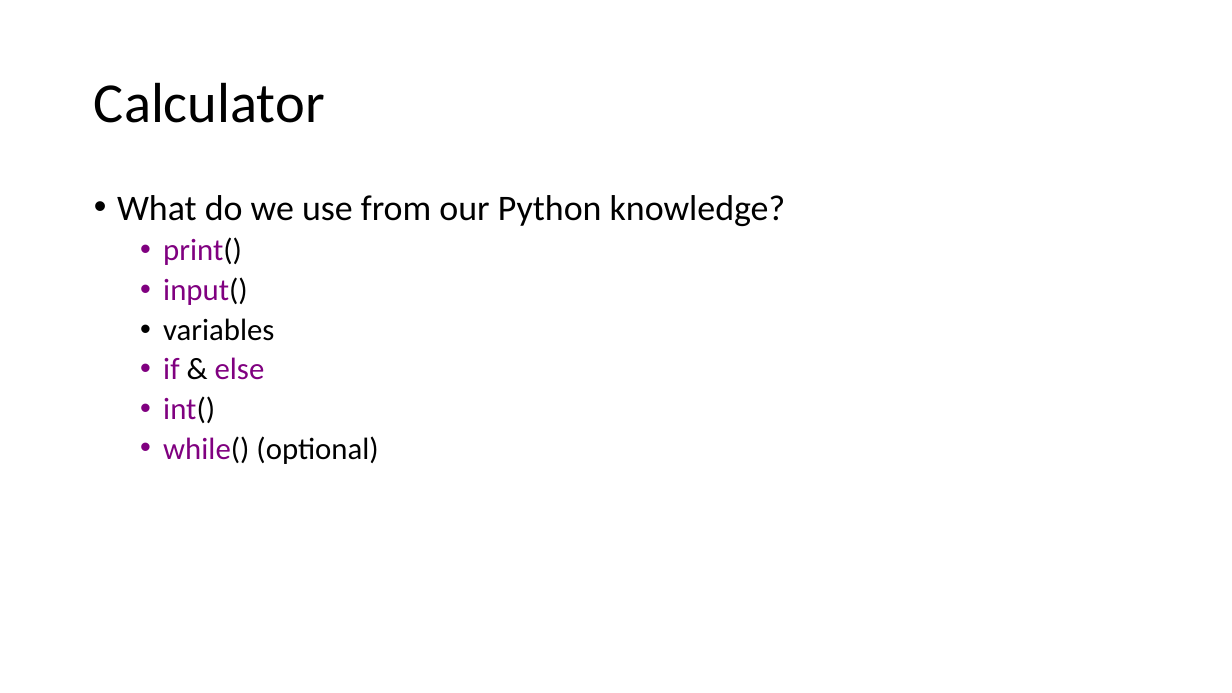
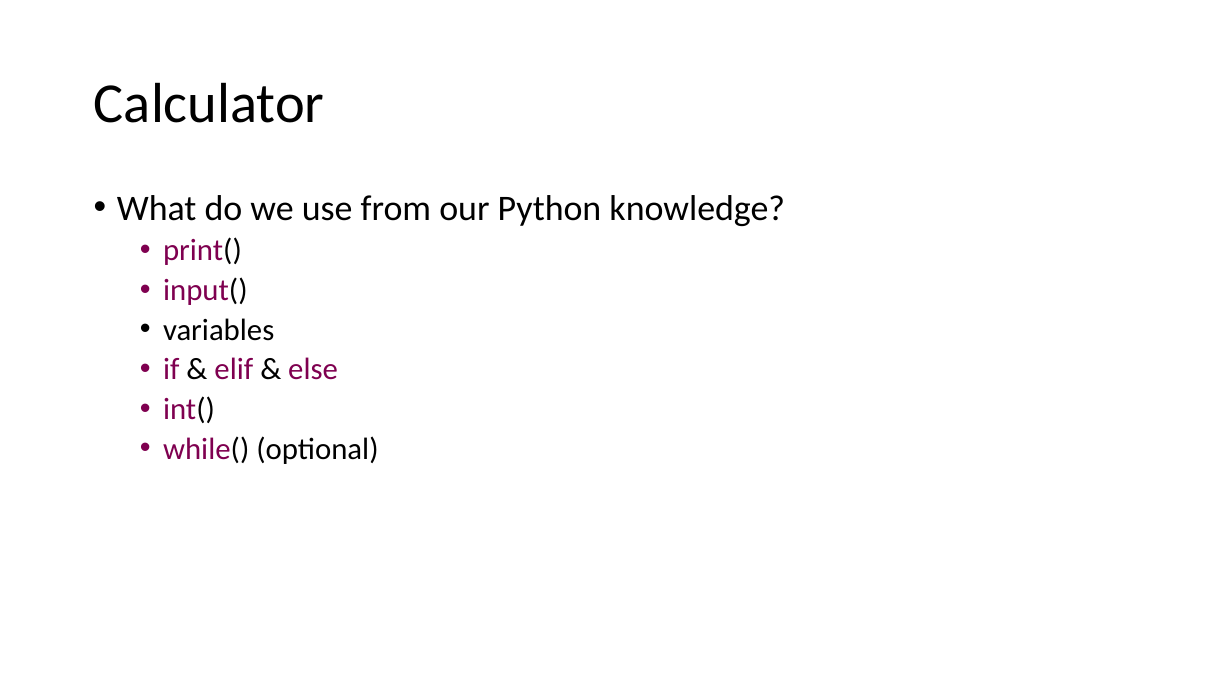
Before and after one commit to JoZonneveld/TCR-python-lessons, a slide deck: slide 6 of Lessons/Lesson 2/Building a calculator.pptx (slide 4 before the commit). Drawn at 1232x693 pixels with LibreOffice and Linux fonts; fonts in the diff are those of the drawing; background and template pictures are left out. Boxes give left, top, right and bottom in pixels: in the first picture for what was removed or moved away, otherwise in the second. Text is boxed around its words. In the diff, an @@ line names an element or a change of style, - is before the commit and + after.

```diff
--- a/Lessons/Lesson 2/Building a calculator.pptx
+++ b/Lessons/Lesson 2/Building a calculator.pptx
@@ text at [163,237,378,464]: text colour #800080 to #7F0050 in "print()", "input()", "int()", "while()" @@
@@ text at [163,357,338,380]: text changed; text colour #800080 to #7F0050 @@
-  • if & else
+  • if & elif & else
```
Also in this commit, not shown: 1 other slide changed, 11 slides added, 1 slide removed, 2 other files.
